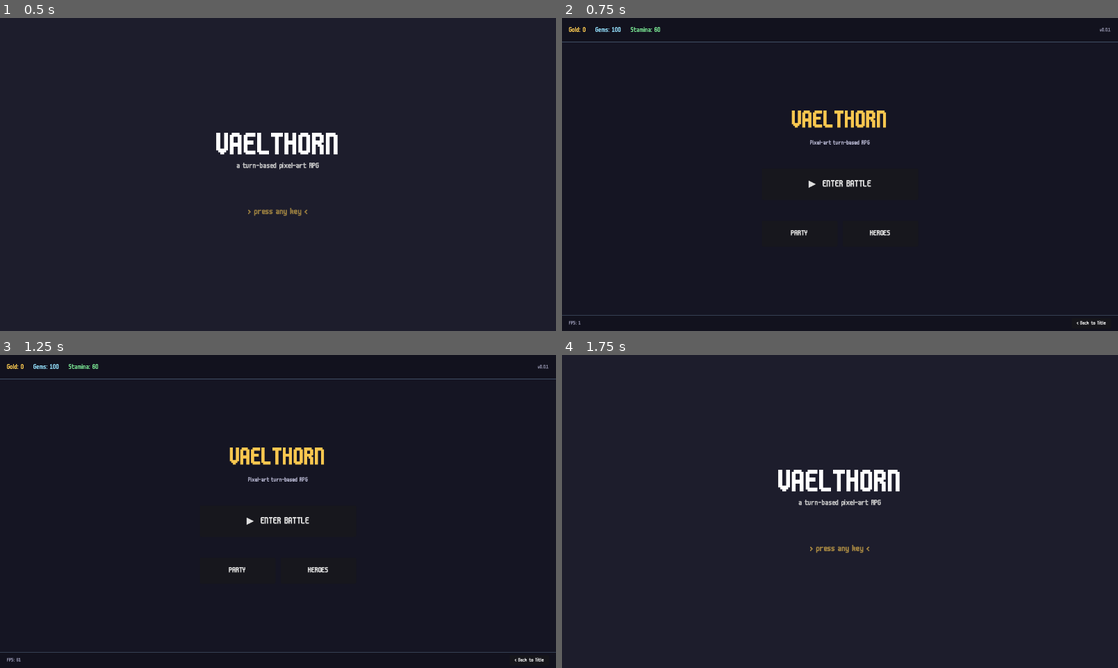
Above: before the commit, frames 1-4 (two rows, left to right).
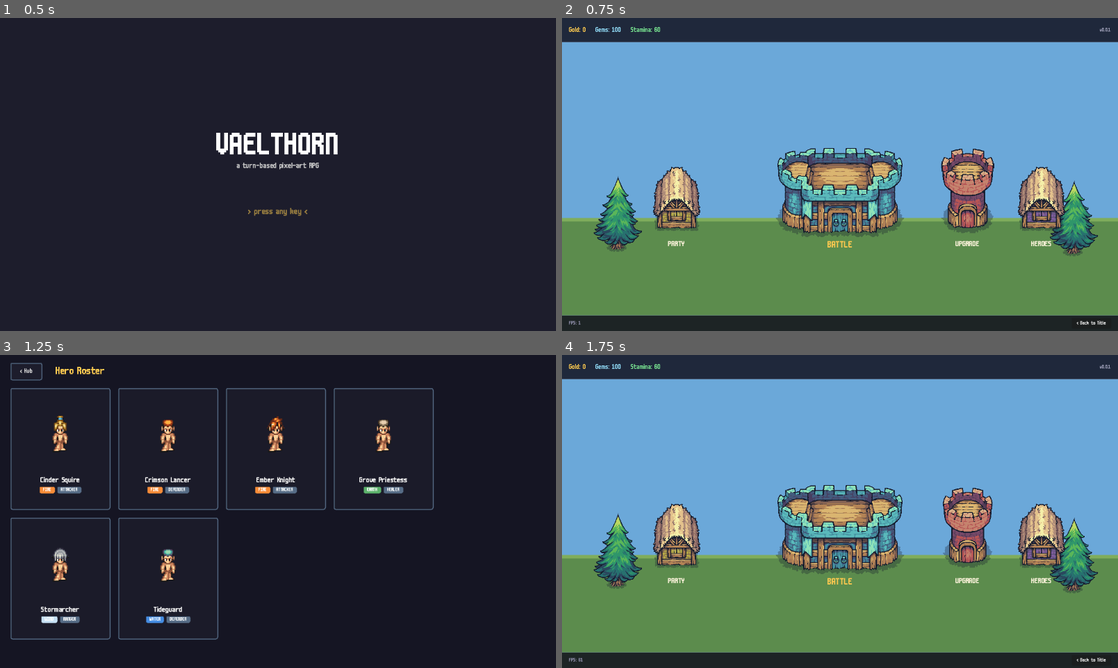
Above: after the commit, the same moments.

Repository: joppe2001/Vaelthorn
Game: Godot game, scene res://scenes/title/title.tscn
Same seed, same stepped clock (60 frames per second), same inputs: the game is played once before the commit and once after it.
Inputs (mouse positions are in pixels of both pictures, inside the frame that each line leads up to):
- Up to frame 1 (0.5 s): no input
- Up to frame 2 (0.75 s): tap Enter at 0.5 s; move the mouse to (962, 158) at 0.52 s; click (962, 158) at 0.67 s
- Up to frame 3 (1.25 s): no input
- Up to frame 4 (1.75 s): click "< Back to Title" (after the commit: "< Hub") at 1.25 s

Frame 1 is identical in both runs. In frame 2, 93% of the frame differs, in the area x 0-100%, y 0-96%; in frame 3, 6.4%; in frame 4, 86%.

Commit message:
feat: hub v2 — village world with clickable Tiny Swords buildings
Replaces the grid-button hub with a proper village screen. Four
clickable Pixel Frog Tiny Swords buildings sit on a green ground
under a blue sky:

  Castle (blue, 320x256)     -> BATTLE   primary CTA, biggest silhouette
  Tower  (red,  128x256)     -> UPGRADE  forge / mage tower aesthetic
  House  (yel., 128x192)     -> PARTY    cozy homestead / barracks
  House  (pur., 128x192)     -> HEROES   roster (purple to distinguish)

UPGRADE currently routes to hero_roster as a placeholder — the
proper upgrade screen drops in here once the hero detail revamp
lands.

Top bar (currencies) + footer (FPS + back) carry over from v1.

Building feedback:
  - texture_filter = NEAREST on every TextureRect / TextureButton so
    the pixel art stays crisp.
  - mouse_entered / mouse_exited hover tween scales the button 1.06x
    over 120ms with TRANS_QUAD/EASE_OUT.
  - pivot_offset locked to size * 0.5 in _ready so the scale grows
    from each building's center, not its top-left.
  - tooltip_text set per button for accessibility.

Tree decorations flank the village edges (single Tree.png frame
cropped via AtlasTexture). Ground + ground-highlight ColorRects
form the horizon line; sky ColorRect fills the upper area.

Assets added (Tiny Swords by Pixel Frog, free for commercial use):
  assets/sprites/hub/buildings/{castle,tower,house_yellow,house_purple}.png
  assets/sprites/hub/terrain/{tilemap_flat,tree}.png

When we eventually add NPCs / parallax clouds / day-night cycle,
they layer on top of the existing Sky/Ground/buildings structure.

Diff:
--- a/scenes/hub/hub.gd
+++ b/scenes/hub/hub.gd
@@ -1,15 +1,20 @@
 extends Control
-## Hub — primary navigation screen.
+## Hub — village world. Each clickable building leads to a destination.
 ##
-## Top bar reads currency from SaveManager so the numbers reflect the
-## player's actual save. Body has a primary CTA (Enter Battle) and two
-## secondary destinations (Party Builder, Hero Roster). Footer shows
-## FPS + a back-to-title escape hatch.
+## Buildings (Tiny Swords by Pixel Frog, free):
+##   Castle      -> BATTLE   primary, biggest silhouette in the center
+##   Tower       -> UPGRADE  forge / mage tower aesthetic
+##   House Yel.  -> PARTY    cozy homestead / barracks
+##   House Pur.  -> HEROES   roster — purple to read distinct from PARTY
 ##
-## v1 layout — grid of buttons. The eventual BF/Idle-Heroes pixel-art
-## village swaps in here later (same destinations, just rendered as
-## clickable buildings on a painted background). Save/load + the
-## destinations themselves don't change.
+## Top bar shows live currency from SaveManager so reward drops
+## reflect immediately. Footer keeps FPS + back-to-title for now.
+##
+## Upgrade isn't implemented yet — the button routes to hero roster
+## as a placeholder (the natural launch point once hero upgrade UI
+## lands on a future hero detail revamp).
+
+const HOVER_SCALE := 1.06
 
 @onready var _gold_label: Label = $TopBar/HBox/GoldLabel
 @onready var _gems_label: Label = $TopBar/HBox/GemsLabel
@@ -20,13 +25,15 @@
 func _ready() -> void:
 	Game.transition_state(Game.State.HUB)
 	_refresh_currencies()
+	# Pin pivot points so the hover scale grows from each building's
+	# center, not its top-left corner.
+	for btn_name in ["PartyBtn", "BattleBtn", "UpgradeBtn", "HeroesBtn"]:
+		var btn: TextureButton = get_node(btn_name)
+		btn.pivot_offset = btn.size * 0.5
 
 
 func _process(_delta: float) -> void:
 	_fps_label.text = "FPS: %d" % Engine.get_frames_per_second()
-	# Cheap to refresh every frame — three label assignments. If we
-	# later add per-frame allocations, gate this behind a signal from
-	# SaveManager instead.
 	_refresh_currencies()
 
 
@@ -39,10 +46,6 @@
 # ─── Navigation ──────────────────────────────────────────────────────
 
 func _on_battle_pressed() -> void:
-	# Routes through Party Builder so the player confirms their lineup
-	# before the battle starts. battle.tscn falls back to a default
-	# party if Game.selected_party_ids is empty, but the explicit step
-	# makes "ENTER BATTLE" feel intentional.
 	Game.change_scene("res://scenes/party_builder/party_builder.tscn")
 
 
@@ -54,5 +57,25 @@
 	Game.change_scene("res://scenes/hero_roster/hero_roster.tscn")
 
 
+func _on_upgrade_pressed() -> void:
+	# Placeholder — once the proper hero upgrade screen lands, point at
+	# it instead. For now we route to roster so the click still feels
+	# productive.
+	Game.change_scene("res://scenes/hero_roster/hero_roster.tscn")
+
+
 func _on_back_pressed() -> void:
 	Game.change_scene("res://scenes/title/title.tscn")
+
+
+# ─── Hover feedback ──────────────────────────────────────────────────
+
+## Quick scale tween on hover so buildings feel responsive. Uses
+## binds= to identify which button — keeps the .tscn connection
+## table compact (one method handles all four buildings).
+func _on_btn_hover(btn_name: String, hovered: bool) -> void:
+	var btn: TextureButton = get_node(btn_name)
+	var target: float = HOVER_SCALE if hovered else 1.0
+	var t := create_tween()
+	t.tween_property(btn, "scale", Vector2(target, target), 0.12) \
+		.set_trans(Tween.TRANS_QUAD).set_ease(Tween.EASE_OUT)
--- a/scenes/hub/hub.tscn
+++ b/scenes/hub/hub.tscn
@@ -1,9 +1,14 @@
-[gd_scene load_steps=4 format=3]
+[gd_scene load_steps=10 format=3]
 
 [ext_resource type="Script" path="res://scenes/hub/hub.gd" id="1"]
+[ext_resource type="Texture2D" path="res://assets/sprites/hub/buildings/castle.png" id="2_castle"]
+[ext_resource type="Texture2D" path="res://assets/sprites/hub/buildings/tower.png" id="3_tower"]
+[ext_resource type="Texture2D" path="res://assets/sprites/hub/buildings/house_yellow.png" id="4_party"]
+[ext_resource type="Texture2D" path="res://assets/sprites/hub/buildings/house_purple.png" id="5_heroes"]
+[ext_resource type="Texture2D" path="res://assets/sprites/hub/terrain/tree.png" id="6_tree"]
 
 [sub_resource type="StyleBoxFlat" id="StyleBar"]
-bg_color = Color(0.07, 0.07, 0.12, 1)
+bg_color = Color(0.07, 0.07, 0.12, 0.85)
 border_color = Color(0.337, 0.424, 0.525, 1)
 border_width_bottom = 1
 content_margin_left = 16.0
@@ -12,7 +17,7 @@
 content_margin_bottom = 10.0
 
 [sub_resource type="StyleBoxFlat" id="StyleFooter"]
-bg_color = Color(0.07, 0.07, 0.12, 1)
+bg_color = Color(0.07, 0.07, 0.12, 0.85)
 border_color = Color(0.337, 0.424, 0.525, 1)
 border_width_top = 1
 content_margin_left = 16.0
@@ -20,19 +25,151 @@
 content_margin_top = 6.0
 content_margin_bottom = 6.0
 
+[sub_resource type="AtlasTexture" id="AT_tree_idle"]
+atlas = ExtResource("6_tree")
+region = Rect2(0, 0, 192, 192)
+
 [node name="Hub" type="Control"]
+texture_filter = 1
 layout_mode = 3
 anchors_preset = 15
 anchor_right = 1.0
 anchor_bottom = 1.0
 script = ExtResource("1")
 
-[node name="Background" type="ColorRect" parent="."]
+[node name="Sky" type="ColorRect" parent="."]
 layout_mode = 1
 anchors_preset = 15
 anchor_right = 1.0
 anchor_bottom = 1.0
-color = Color(0.082, 0.082, 0.137, 1)
+color = Color(0.42, 0.66, 0.85, 1)
+
+[node name="Ground" type="ColorRect" parent="."]
+layout_mode = 1
+anchors_preset = 12
+anchor_top = 1.0
+anchor_right = 1.0
+anchor_bottom = 1.0
+offset_top = -260.0
+color = Color(0.36, 0.55, 0.30, 1)
+
+[node name="GroundHighlight" type="ColorRect" parent="."]
+layout_mode = 1
+anchors_preset = 12
+anchor_top = 1.0
+anchor_right = 1.0
+anchor_bottom = 1.0
+offset_top = -260.0
+offset_bottom = -252.0
+color = Color(0.50, 0.68, 0.36, 1)
+
+[node name="Tree1" type="TextureRect" parent="."]
+texture_filter = 1
+layout_mode = 1
+offset_left = 30.0
+offset_top = 360.0
+offset_right = 222.0
+offset_bottom = 552.0
+texture = SubResource("AT_tree_idle")
+mouse_filter = 2
+
+[node name="Tree2" type="TextureRect" parent="."]
+texture_filter = 1
+layout_mode = 1
+offset_left = 1080.0
+offset_top = 370.0
+offset_right = 1272.0
+offset_bottom = 562.0
+texture = SubResource("AT_tree_idle")
+mouse_filter = 2
+
+[node name="PartyBtn" type="TextureButton" parent="."]
+texture_filter = 1
+layout_mode = 1
+offset_left = 200.0
+offset_top = 318.0
+offset_right = 328.0
+offset_bottom = 510.0
+texture_normal = ExtResource("4_party")
+tooltip_text = "Party Builder"
+
+[node name="PartyLabel" type="Label" parent="."]
+layout_mode = 1
+offset_left = 180.0
+offset_top = 512.0
+offset_right = 348.0
+offset_bottom = 532.0
+text = "PARTY"
+horizontal_alignment = 1
+theme_override_font_sizes/font_size = 18
+theme_override_colors/font_color = Color(0.98, 0.95, 0.85, 1)
+mouse_filter = 2
+
+[node name="BattleBtn" type="TextureButton" parent="."]
+texture_filter = 1
+layout_mode = 1
+offset_left = 480.0
+offset_top = 254.0
+offset_right = 800.0
+offset_bottom = 510.0
+texture_normal = ExtResource("2_castle")
+tooltip_text = "Enter Battle"
+
+[node name="BattleLabel" type="Label" parent="."]
+layout_mode = 1
+offset_left = 480.0
+offset_top = 512.0
+offset_right = 800.0
+offset_bottom = 538.0
+text = "BATTLE"
+horizontal_alignment = 1
+theme_override_font_sizes/font_size = 22
+theme_override_colors/font_color = Color(0.976, 0.78, 0.31, 1)
+mouse_filter = 2
+
+[node name="UpgradeBtn" type="TextureButton" parent="."]
+texture_filter = 1
+layout_mode = 1
+offset_left = 870.0
+offset_top = 254.0
+offset_right = 998.0
+offset_bottom = 510.0
+texture_normal = ExtResource("3_tower")
+tooltip_text = "Upgrade Heroes"
+
+[node name="UpgradeLabel" type="Label" parent="."]
+layout_mode = 1
+offset_left = 850.0
+offset_top = 512.0
+offset_right = 1018.0
+offset_bottom = 532.0
+text = "UPGRADE"
+horizontal_alignment = 1
+theme_override_font_sizes/font_size = 18
+theme_override_colors/font_color = Color(0.98, 0.95, 0.85, 1)
+mouse_filter = 2
+
+[node name="HeroesBtn" type="TextureButton" parent="."]
+texture_filter = 1
+layout_mode = 1
+offset_left = 1040.0
+offset_top = 318.0
+offset_right = 1168.0
+offset_bottom = 510.0
+texture_normal = ExtResource("5_heroes")
+tooltip_text = "Hero Roster"
+
+[node name="HeroesLabel" type="Label" parent="."]
+layout_mode = 1
+offset_left = 1020.0
+offset_top = 512.0
+offset_right = 1188.0
+offset_bottom = 532.0
+text = "HEROES"
+horizontal_alignment = 1
+theme_override_font_sizes/font_size = 18
+theme_override_colors/font_color = Color(0.98, 0.95, 0.85, 1)
+mouse_filter = 2
 
 [node name="TopBar" type="PanelContainer" parent="."]
 layout_mode = 1
@@ -71,65 +208,7 @@
 layout_mode = 2
 text = "v0.0.1"
 theme_override_font_sizes/font_size = 12
-theme_override_colors/font_color = Color(0.6, 0.6, 0.7, 1)
-
-[node name="Center" type="CenterContainer" parent="."]
-layout_mode = 1
-anchors_preset = 15
-anchor_right = 1.0
-anchor_bottom = 1.0
-offset_top = 56.0
-offset_bottom = -36.0
-
-[node name="VBox" type="VBoxContainer" parent="Center"]
-layout_mode = 2
-theme_override_constants/separation = 18
-
-[node name="Heading" type="Label" parent="Center/VBox"]
-layout_mode = 2
-text = "VAELTHORN"
-horizontal_alignment = 1
-theme_override_font_sizes/font_size = 56
-theme_override_colors/font_color = Color(0.976, 0.78, 0.31, 1)
-
-[node name="Sub" type="Label" parent="Center/VBox"]
-layout_mode = 2
-text = "Pixel-art turn-based RPG"
-horizontal_alignment = 1
-theme_override_font_sizes/font_size = 14
 theme_override_colors/font_color = Color(0.7, 0.7, 0.8, 1)
-
-[node name="GapBeforeCTA" type="Control" parent="Center/VBox"]
-custom_minimum_size = Vector2(0, 16)
-layout_mode = 2
-
-[node name="BattleBtn" type="Button" parent="Center/VBox"]
-layout_mode = 2
-size_flags_horizontal = 4
-custom_minimum_size = Vector2(360, 72)
-text = "▶  ENTER BATTLE"
-theme_override_font_sizes/font_size = 22
-
-[node name="GapAfterCTA" type="Control" parent="Center/VBox"]
-custom_minimum_size = Vector2(0, 12)
-layout_mode = 2
-
-[node name="SecondaryRow" type="HBoxContainer" parent="Center/VBox"]
-layout_mode = 2
-size_flags_horizontal = 4
-theme_override_constants/separation = 12
-
-[node name="PartyBtn" type="Button" parent="Center/VBox/SecondaryRow"]
-layout_mode = 2
-custom_minimum_size = Vector2(174, 60)
-text = "PARTY"
-theme_override_font_sizes/font_size = 18
-
-[node name="HeroesBtn" type="Button" parent="Center/VBox/SecondaryRow"]
-layout_mode = 2
-custom_minimum_size = Vector2(174, 60)
-text = "HEROES"
-theme_override_font_sizes/font_size = 18
 
 [node name="Footer" type="PanelContainer" parent="."]
 layout_mode = 1
@@ -158,7 +237,16 @@
 text = "  < Back to Title  "
 theme_override_font_sizes/font_size = 12
 
-[connection signal="pressed" from="Center/VBox/BattleBtn" to="." method="_on_battle_pressed"]
-[connection signal="pressed" from="Center/VBox/SecondaryRow/PartyBtn" to="." method="_on_party_pressed"]
-[connection signal="pressed" from="Center/VBox/SecondaryRow/HeroesBtn" to="." method="_on_heroes_pressed"]
+[connection signal="pressed" from="PartyBtn" to="." method="_on_party_pressed"]
+[connection signal="pressed" from="BattleBtn" to="." method="_on_battle_pressed"]
+[connection signal="pressed" from="UpgradeBtn" to="." method="_on_upgrade_pressed"]
+[connection signal="pressed" from="HeroesBtn" to="." method="_on_heroes_pressed"]
 [connection signal="pressed" from="Footer/HBox/BackBtn" to="." method="_on_back_pressed"]
+[connection signal="mouse_entered" from="PartyBtn" to="." method="_on_btn_hover" binds= [ "PartyBtn", true ]]
+[connection signal="mouse_exited" from="PartyBtn" to="." method="_on_btn_hover" binds= [ "PartyBtn", false ]]
+[connection signal="mouse_entered" from="BattleBtn" to="." method="_on_btn_hover" binds= [ "BattleBtn", true ]]
+[connection signal="mouse_exited" from="BattleBtn" to="." method="_on_btn_hover" binds= [ "BattleBtn", false ]]
+[connection signal="mouse_entered" from="UpgradeBtn" to="." method="_on_btn_hover" binds= [ "UpgradeBtn", true ]]
+[connection signal="mouse_exited" from="UpgradeBtn" to="." method="_on_btn_hover" binds= [ "UpgradeBtn", false ]]
+[connection signal="mouse_entered" from="HeroesBtn" to="." method="_on_btn_hover" binds= [ "HeroesBtn", true ]]
+[connection signal="mouse_exited" from="HeroesBtn" to="." method="_on_btn_hover" binds= [ "HeroesBtn", false ]]
Binary file added: assets/sprites/hub/buildings/castle.png
Binary file added: assets/sprites/hub/buildings/house_purple.png
Binary file added: assets/sprites/hub/buildings/house_yellow.png
Binary file added: assets/sprites/hub/buildings/tower.png
Binary file added: assets/sprites/hub/terrain/tilemap_flat.png
Binary file added: assets/sprites/hub/terrain/tree.png
Not shown, added: assets/sprites/vfx/elements/burn_loop.png.import
Not shown, added: scenes/battle/burn_ambient.gd.uid
Not shown, added: scenes/battle/death_effect.gd.uid
Not shown, added: scripts/data/items.gd.uid
Not shown, added: scripts/runtime/leveling.gd.uid
